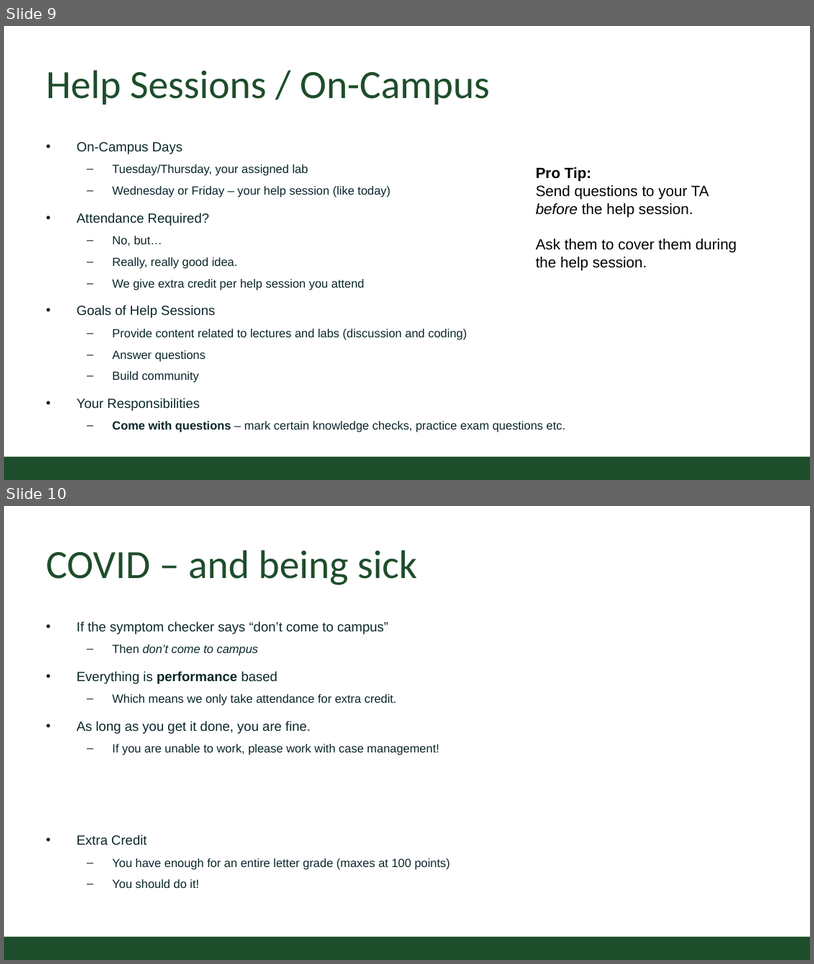
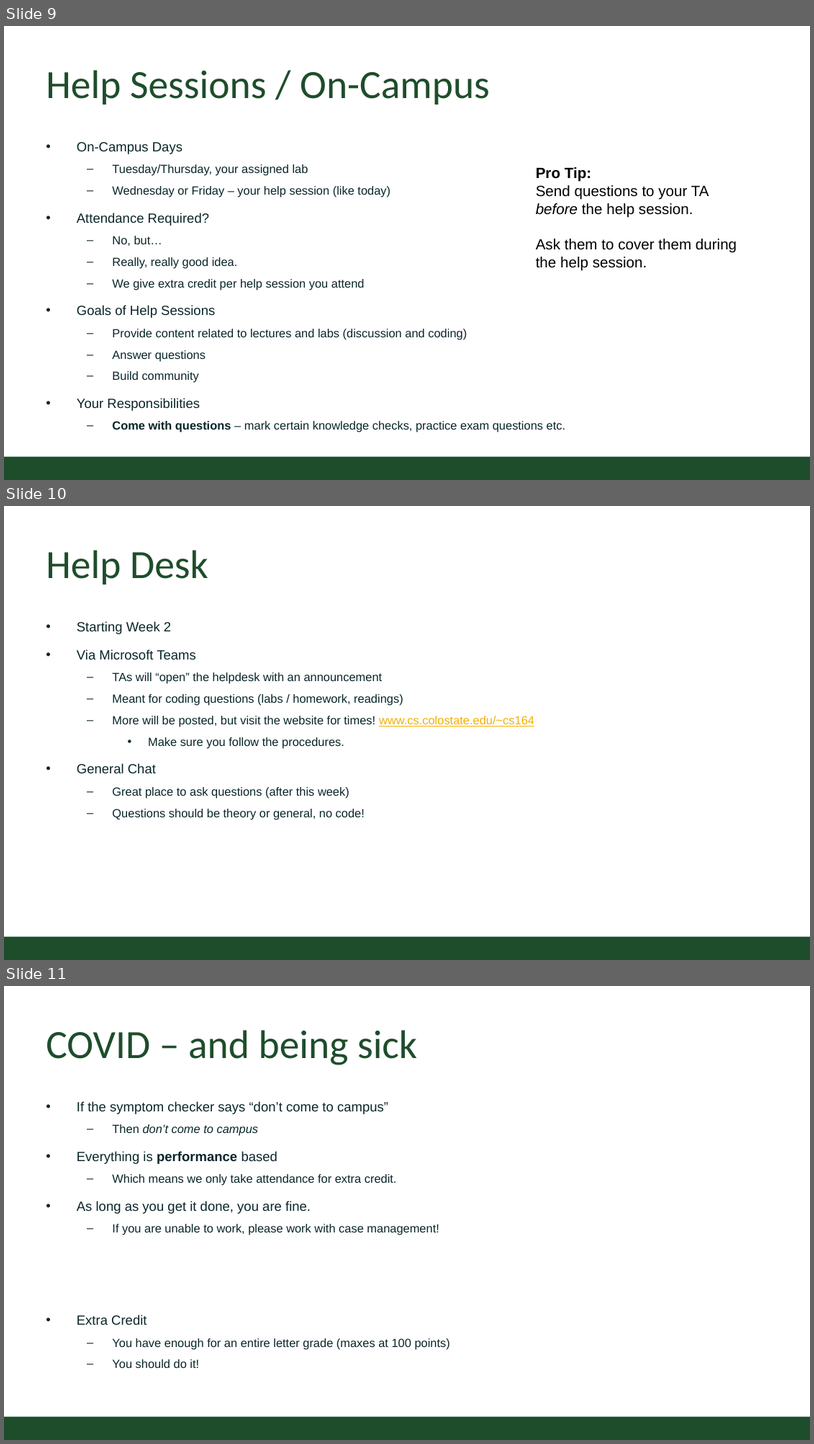
Before and after one commit to CSU-CompSci-CS163-4/Handouts, a slide deck: help session/week1/gold_format.pptx. Shown one above the other, each under a label of ours: slides 9 and 10 before the commit, slides 9, 10 and 11 after it. The pictures are 814x964 and 814x1444 pixels, drawn with LibreOffice and Linux fonts; fonts in the diff are those of the drawing; background and template pictures are left out. Boxes give left, top, right and bottom in pixels: in the first picture for what was removed or moved away, otherwise in the second. Text is boxed around its words. In the diff, an @@ line names an element or a change of style, - is before the commit and + after.

Commit message:
added helpdesk slide

```diff
--- a/help session/week1/gold_format.pptx
+++ b/help session/week1/gold_format.pptx
@@ slide 10 added at (x1=4, y1=506, x2=810, y2=960), background #FFFFFF; not listed: 1 template element that a slide beside it also shows @@
@@ title added at (x1=46, y1=550, x2=208, y2=584), 54 pt, text #1E4D2B @@
+Help Desk
@@ text added at (x1=77, y1=621, x2=535, y2=819), 16 pt, text #092529 @@
+• Starting Week 2
+• Via Microsoft Teams
+  – TAs will “open” the helpdesk with an announcement
+  – Meant for coding questions (labs / homework, readings)
+  – More will be posted, but visit the website for times! www.cs.colostate.edu/~cs164
+    • Make sure you follow the procedures.
+• General Chat
+  – Great place to ask questions (after this week)
+  – Questions should be theory or general, no code!
@@ what was slide 10 is now slide 11 @@
```
